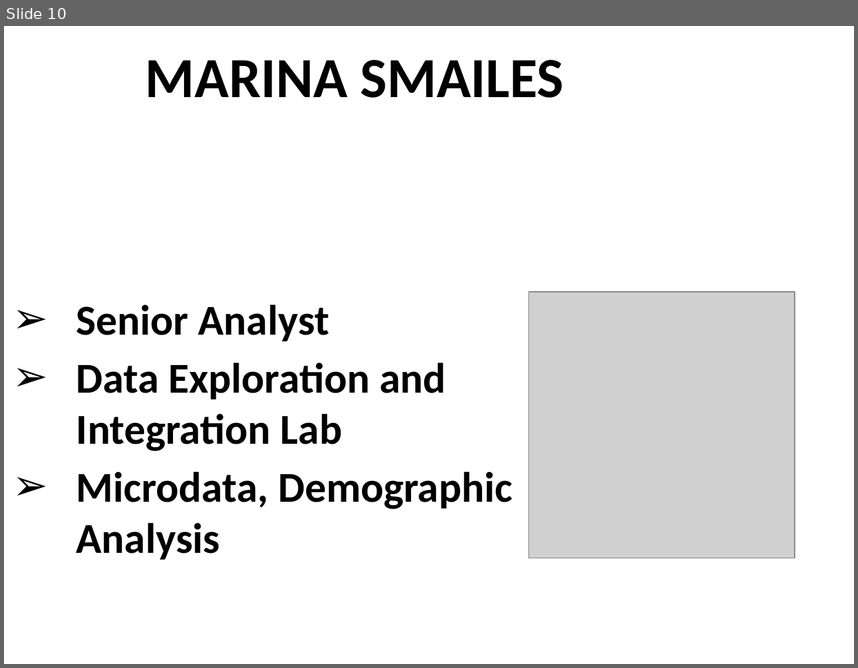
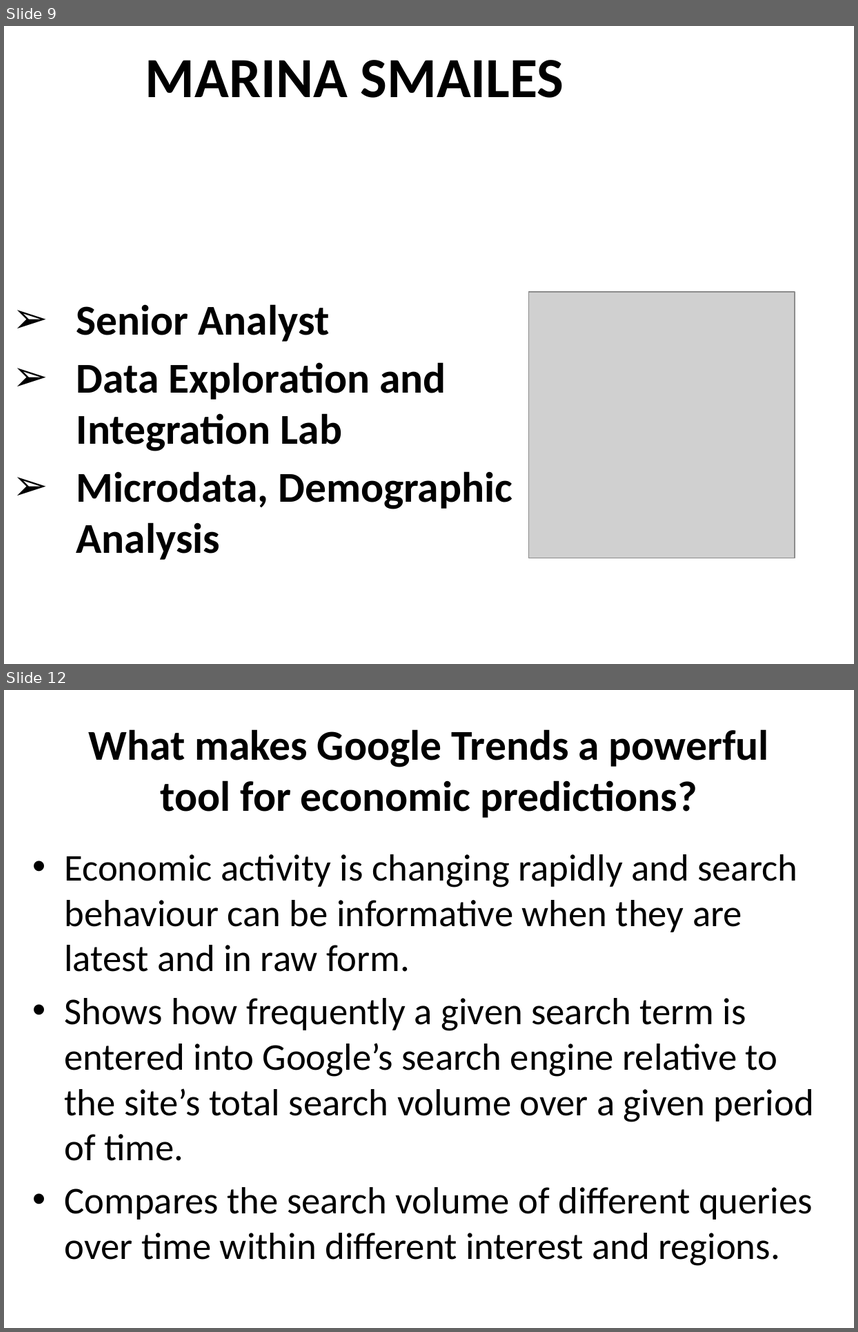
Before and after one commit to ubco-mds-2021-labs/capstone-project-googletrends_capstone, a slide deck: admin/weekly-updates/week8/sample final ppt.pptx. Shown one above the other, each under a label of ours: slide 10 before the commit, slides 9 and 12 after it; the slides between them are not shown. The pictures are 858x668 and 858x1332 pixels, drawn with LibreOffice and Linux fonts; fonts in the diff are those of the drawing; grey boxes stand for pictures. Boxes give left, top, right and bottom in pixels: in the first picture for what was removed or moved away, otherwise in the second. Text is boxed around its words. In the diff, an @@ line names an element or a change of style, - is before the commit and + after.

```diff
--- a/admin/weekly-updates/week8/sample final ppt.pptx
+++ b/admin/weekly-updates/week8/sample final ppt.pptx
@@ slide 12 added at (4, 690, 854, 1328), background #FFFFFF @@
@@ title added at (88, 729, 769, 818), 36 pt, text #000000, bold @@
+What makes Google Trends a powerful tool for economic predictions?
@@ text added at (64, 854, 814, 1265), 32 pt, text #000000 @@
+• Economic activity is changing rapidly and search behaviour can be informative when they are latest and in raw form.
+• Shows how frequently a given search term is entered into Google’s search engine relative to the site’s total search volume over a given period of time.
+• Compares the search volume of different queries over time within different interest and regions.
@@ what was slide 10 is now slide 9 @@
```
Also in this commit, not shown: 4 slides changed, 6 other slides added, 6 slides removed, 1 other file.
